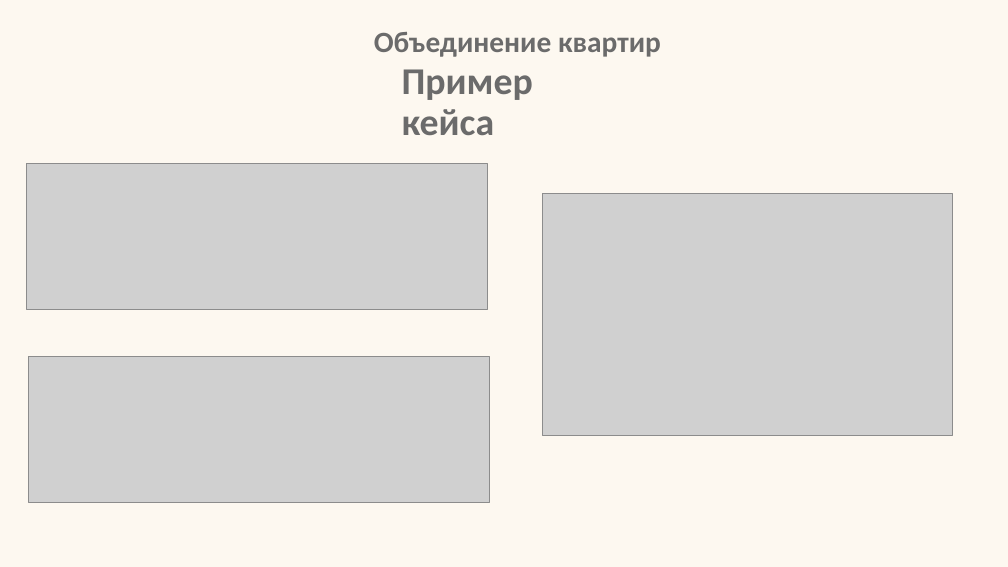
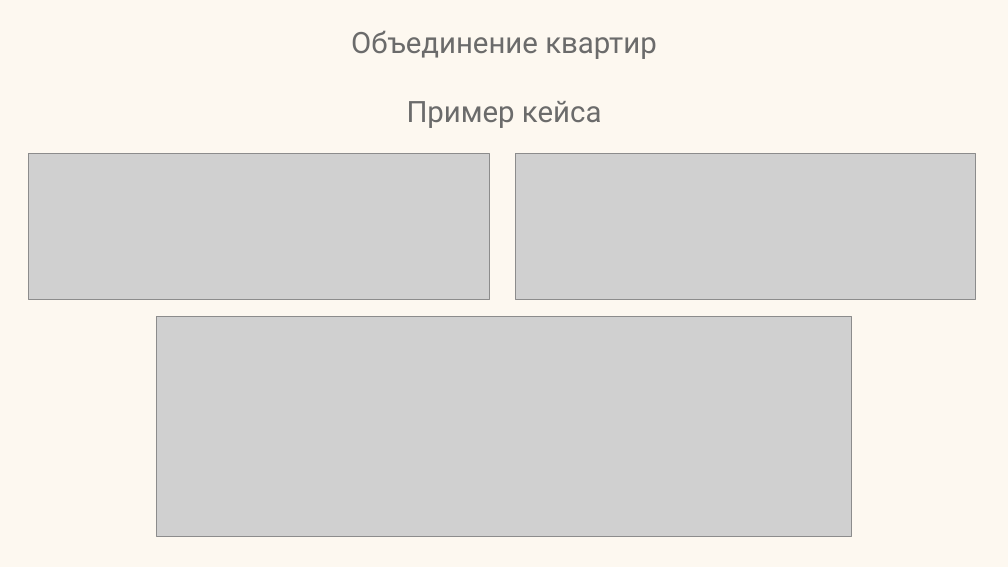
Before and after one commit to inversia/inversia.github.io, a slide deck: slide 14 of presentati/Пример месячного отчёта.pptx. Drawn at 1008x567 pixels with LibreOffice and Linux fonts; fonts in the diff are those of the drawing; grey boxes stand for pictures. Boxes give left, top, right and bottom in pixels: in the first picture for what was removed or moved away, otherwise in the second. Text is boxed around its words. In the diff, an @@ line names an element or a change of style, - is before the commit and + after.

```diff
--- a/presentati/Пример месячного отчёта.pptx
+++ b/presentati/Пример месячного отчёта.pptx
@@ title "Объединение квартир": place and size @@
-title "Объединение квартир" at [374, 32, 661, 57]
+title "Объединение квартир" at [351, 30, 657, 59]
@@ title "Объединение квартир" at [351, 30, 657, 59]: font Calibri to Roboto, bold off; alignment left to centre @@
@@ text "Пример кейса": place and size @@
-text "Пример кейса" at [402, 69, 533, 135]
+text "Пример кейса" at [407, 101, 602, 128]
@@ text "Пример кейса" at [407, 101, 602, 128]: size 36 to 28 pt, font Calibri to Roboto, bold off; alignment left to centre @@
@@ picture: place and size @@
-picture at [26, 163, 487, 309]
+picture at [29, 154, 489, 299]
@@ picture: place and size @@
-picture at [542, 194, 952, 436]
+picture at [516, 154, 976, 299]
@@ picture: place and size @@
-picture at [29, 357, 489, 503]
+picture at [157, 316, 852, 536]
```
Also in this commit, not shown: 16 other slides changed, 2 other files.
